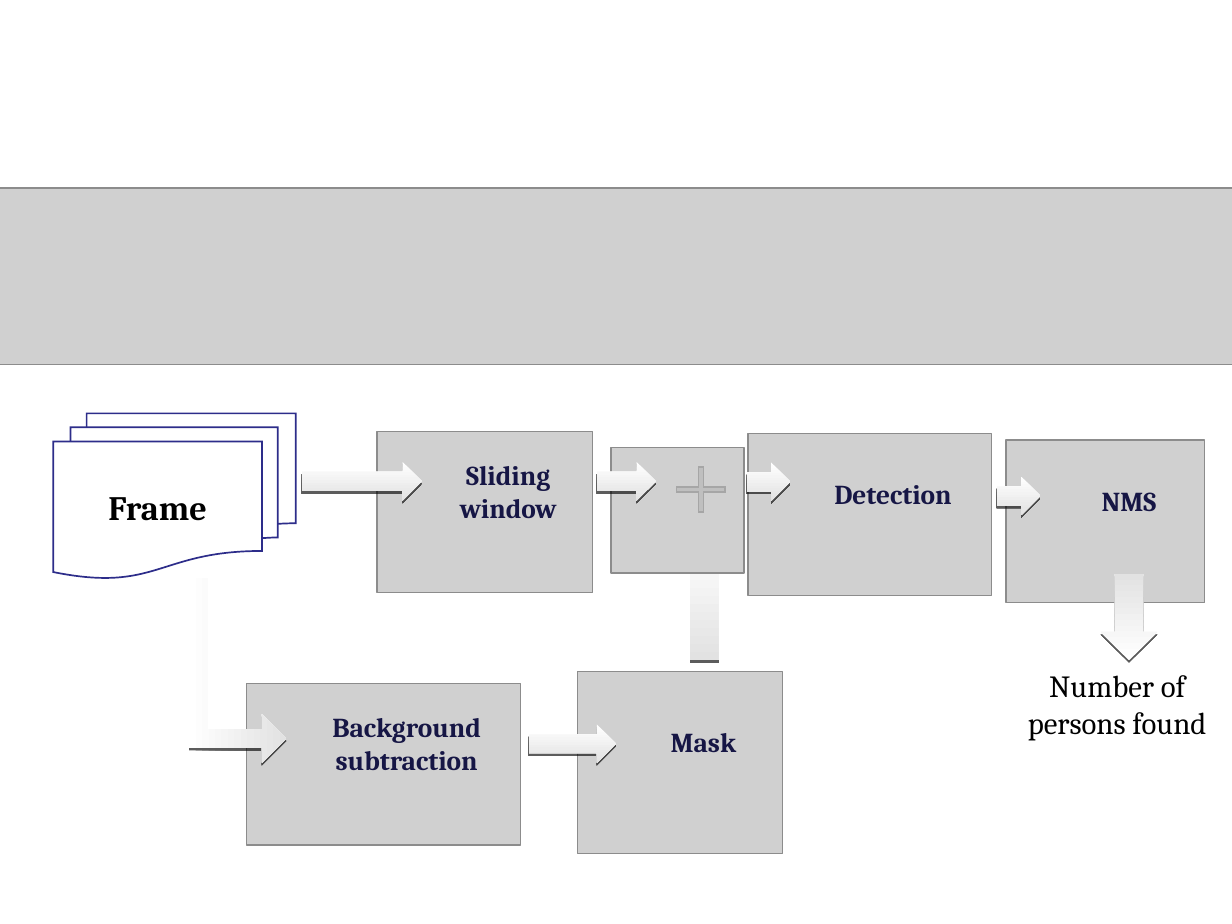
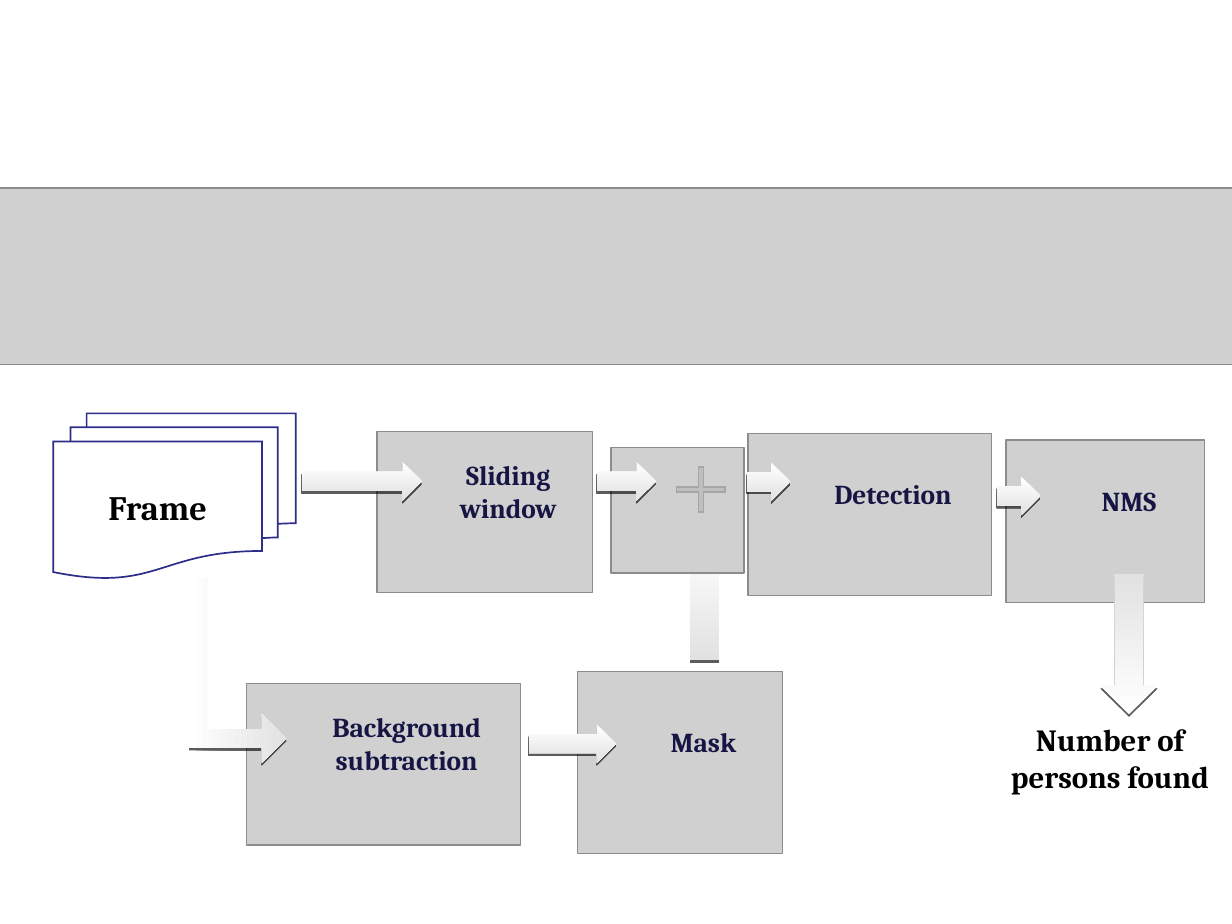
Before and after one commit to Daguerreo/ppd, a slide deck: slide 9 of presentazione/2394.ppt. Drawn at 1232x924 pixels with LibreOffice and Linux fonts; fonts in the diff are those of the drawing; grey boxes stand for pictures; background and template pictures are left out. Boxes give left, top, right and bottom in pixels: in the first picture for what was removed or moved away, otherwise in the second. Text is boxed around its words. In the diff, an @@ line names an element or a change of style, - is before the commit and + after.

```diff
--- a/presentazione/2394.ppt
+++ b/presentazione/2394.ppt
@@ up arrow: place and size @@
-up arrow at [1100,574,1157,660]
+up arrow at [1100,574,1157,715]
@@ text "Number of persons found": place and size @@
-text "Number of persons found" at [1028,675,1206,741]
+text "Number of persons found" at [1011,729,1209,795]
@@ text "Number of persons found" at [1011,729,1209,795]: bold on @@
```
Also in this commit, not shown: 4 other slides changed, 1 slide added.
